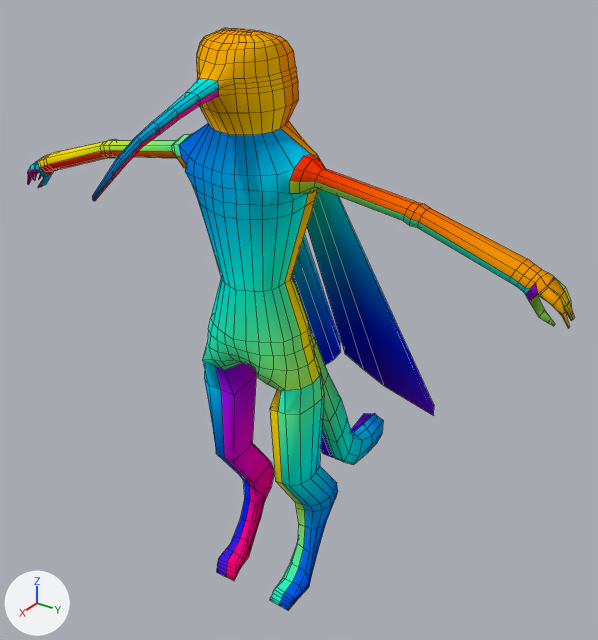
Before and after pictures for a commit that changed the Blender file 3DModels/hummingcatflat.blend.
Rendered twice from a camera (50 mm lens) standing at (12.69, 9.89, 15.82) and looking at (-1.24, 0.28, 7.2). Arrows for +X, +Y and +Z are at lower left; the lights stay in place. Mesh edges are drawn as thin lines.
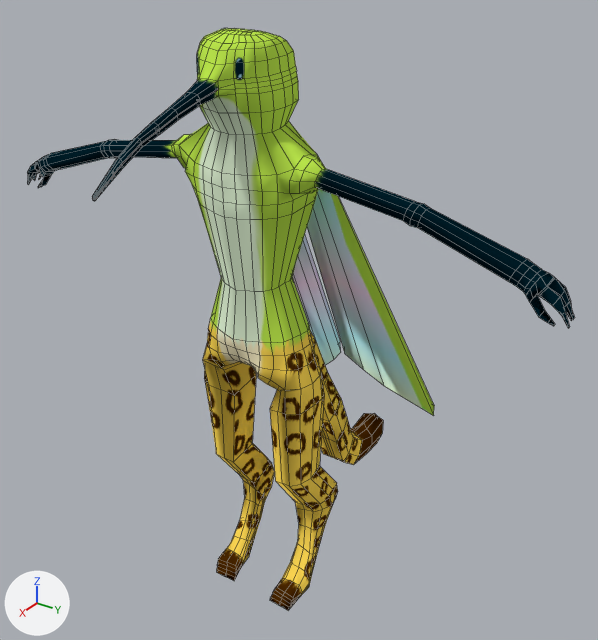
Where the newer file only moved an object's origin or applied its transform, the numbers keep the older frame.

What differs and where, as boxes [x1, y1, x2, y2] in the pictures (598 x 640 px):
'Cube', surface changed, reshaped: [27, 28, 575, 610] in both
part 1 of me_cube_001, surface changed (green to yellow): [278, 371, 324, 415] in both

What the commit changed:
Picture 'hummingcatflat_texture.png' (img_hummingcatflat_texture_png) is new.
Material 'MainBirb' (mat_mainbirb) changes its picture from img_hummingcatflat_uvtest_png to img_hummingcatflat_texture_png.
me_cube_001 is used by ob_cube; location (-0.08, -0.05, 3.81).
me_cube_001 had 1231 vertices, 1229 faces and spanned x -5.59..4.16, y -6.74..6.74, z -3.76..9.84.
me_cube_001 now has 1231 vertices, 1218 faces and spans x -5.59..4.16, y -6.74..6.74, z -3.76..9.84.
me_cube_001 part 1: 6 kept faces spanning x -0.75..0.54, y 0.81..1.41, z 1.9..2.67 get new texture (UV) coordinates.
me_cube_001 part 2: the surface is now shaded smooth.
